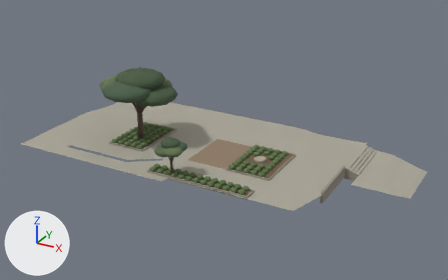
Renders of the glTF model apps/web-preview/public/scene/plc-east-court-review/site.glb from each side of a commit.
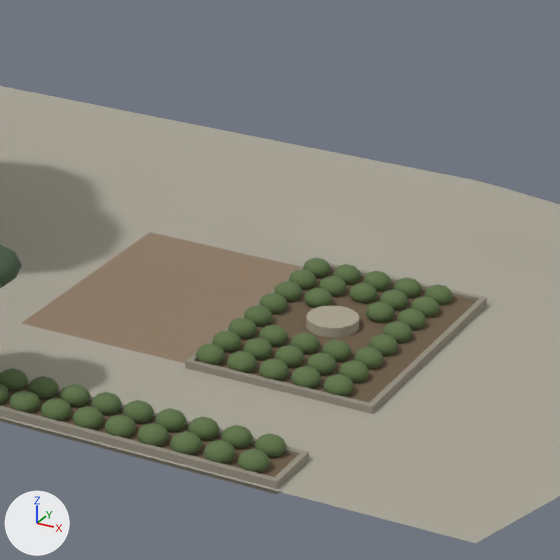
The first picture shows the older version from a camera (50 mm lens) standing at (-555.6, -183.3, 30.4) and looking at (-582.1, -135.0, 6.2). The close-ups show the older and then the newer version on the part from 41% to 70% of the width and 30% to 77% of the height of that picture. Only the edits that show in the close-ups are written down. Lighting does not change. The marker at lower left points along +X, +Y and +Z. Where no turn or scale is listed for an object, it has been applied to the vertices. Vertices at exactly the same position are counted once.

The first close-up shows 'plc-east-court-details', 'plc-east-court-paving', 'plc-east-court-plants'.
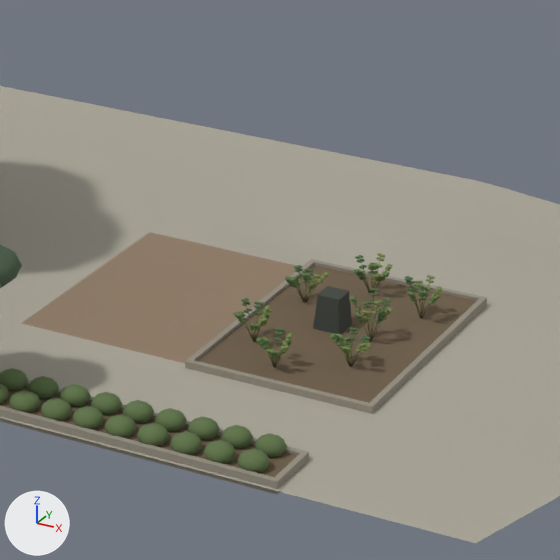
What differs and where, as boxes (x1, y1, x2, y2) in the close-ups (560 x 560 px):
'plc-east-court-details', reshaped: before (0, 263, 487, 494); after (0, 259, 487, 494)
'plc-east-court-plants', reshaped: before (0, 245, 453, 473); after (0, 245, 442, 473)
'plc-east-court-vigil-plinth', added: after (313, 286, 352, 334)
part 1 of me_plc_east_court_details, deleted: before (306, 306, 359, 338)
part 2 of me_plc_east_court_plants, deleted (green): before (196, 258, 453, 396)
part 3 of me_plc_east_court_plants, reshaped: before (228, 281, 440, 383); after (240, 253, 442, 368)

Patch to the scene script:
```diff
--- a/apps/web-preview/public/scene/plc-east-court-review/site.glb.py
+++ b/apps/web-preview/public/scene/plc-east-court-review/site.glb.py
@@ me_plc_east_court_details @@
 # used by ob_plc_east_court_details; location = (0.0, 0.0, 0.0)
-me_plc_east_court_details.from_pydata(...)  # 160 vertices, 300 faces; spans x -593.3..-570.6, y -142.1..-132.2, z 4.0..5.2
+me_plc_east_court_details.from_pydata(...)  # 676 vertices, 1124 faces; spans x -593.3..-569.1, y -142.1..-126.3, z 4.0..6.0
+# me_plc_east_court_details part 1: the loose piece of 80 vertices spanning x -578.8..-577.6, y -135.6..-134.5, z 4.9..5.2 is deleted
+# other edits to the shape of me_plc_east_court_details do not show in these pictures
 me_plc_east_court_details.materials.append(mat_material_0)
@@ me_plc_east_court_plants @@
 # used by ob_plc_east_court_plants; location = (0.0, 0.0, 0.0)
-me_plc_east_court_plants.from_pydata(...)  # 4746 vertices, 9024 faces; spans x -595.0..-576.4, y -143.1..-132.4, z 4.9..12.5
+me_plc_east_court_plants.from_pydata(...)  # 9289 vertices, 16464 faces; spans x -595.0..-576.2, y -143.1..-132.6, z 4.9..12.5
+# me_plc_east_court_plants part 2: 21 loose pieces with 882 vertices, spanning x -580.1..-576.4, y -138.2..-132.4, z 4.9..5.3, are deleted
+# me_plc_east_court_plants part 3: 501 vertices removed from x -580.1..-576.4, y -138.2..-133.1, z 4.9..5.3; 5566 vertices added at x -579.7..-576.2, y -137.9..-132.8, z 4.9..6.1
+# other edits to the shape of me_plc_east_court_plants do not show in these pictures
 me_plc_east_court_plants.materials.append(mat_material_0)
@@ me_plc_east_court_vigil_plinth @@
+me_plc_east_court_vigil_plinth.from_pydata(...)  # 16 vertices, 28 faces; spans x -578.55..-577.87, y -135.39..-134.73, z 4.926..5.771
+me_plc_east_court_vigil_plinth.materials.append(mat_material_0)
@@ ob_plc_east_court_vigil_plinth @@
+ob_plc_east_court_vigil_plinth = bpy.data.objects.new('plc-east-court-vigil-plinth', me_plc_east_court_vigil_plinth)
+ob_plc_east_court_vigil_plinth.location = (0.0, 0.0, 0.0)
```
